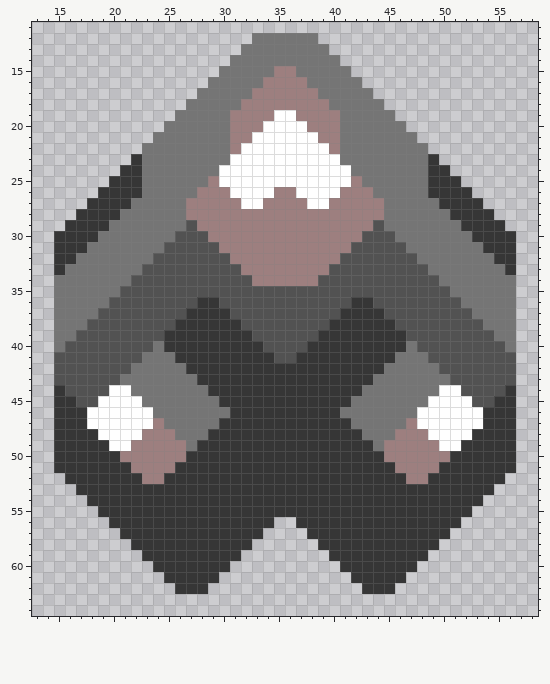
A sprite sheet gets an edit: sprites/storages/i1-defender.png. The picture above is the old version.
The file is 72x73 pixels. Shown: x 13..58, y 11..64.
Now the later version:
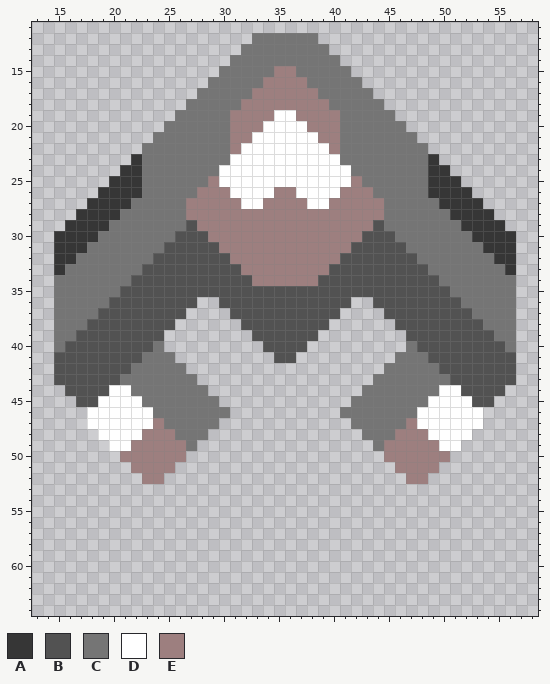
Palette (. is transparent): A #363636  B #525252  C #757575  D #ffffff  E #9d7f7f
Edits made:
Colour A is removed in row 36 at x 28 to 29 and 42 to 43; in row 37 at x 27 to 30 and 41 to 44; in row 38 at x 26 to 31 and 40 to 45; in row 39 at x 25 to 32 and 39 to 46; in row 40 at x 25 to 33 and 38 to 46; in row 41 at x 26 to 34 and 37 to 45.
Colour A is removed in row 42 at x 27 to 44; in row 43 at x 28 to 43; in row 44 at x 15, 29 to 42 and 56; in row 45 at x 15 to 16, 30 to 41 and 55 to 56; in row 46 at x 15 to 17, 31 to 40 and 54 to 56; in row 47 at x 15 to 17, 30 to 41 and 54 to 56.
Colour A is removed in row 48 at x 15 to 18, 29 to 42 and 53 to 56; in row 49 at x 15 to 19, 28 to 43 and 52 to 56; in row 50 at x 15 to 20, 27 to 44 and 51 to 56; in row 51 at x 15 to 21, 26 to 45 and 50 to 56; in row 52 at x 16 to 22, 25 to 46 and 49 to 55; in row 53 at x 17 to 54.
Colour A is removed in row 54 at x 18 to 53; in row 55 at x 19 to 52; in row 56 at x 20 to 34 and 37 to 51; in row 57 at x 21 to 33 and 38 to 50; in row 58 at x 22 to 32 and 39 to 49; in row 59 at x 23 to 31 and 40 to 48.
Colour A is removed in row 60 at x 24 to 30 and 41 to 47; in row 61 at x 25 to 29 and 42 to 46; in row 62 at x 26 to 28 and 43 to 45.
Where, in picture pixels (left, top, right, bottom), the same in both pictures:
erased: (54, 297, 516, 594)
